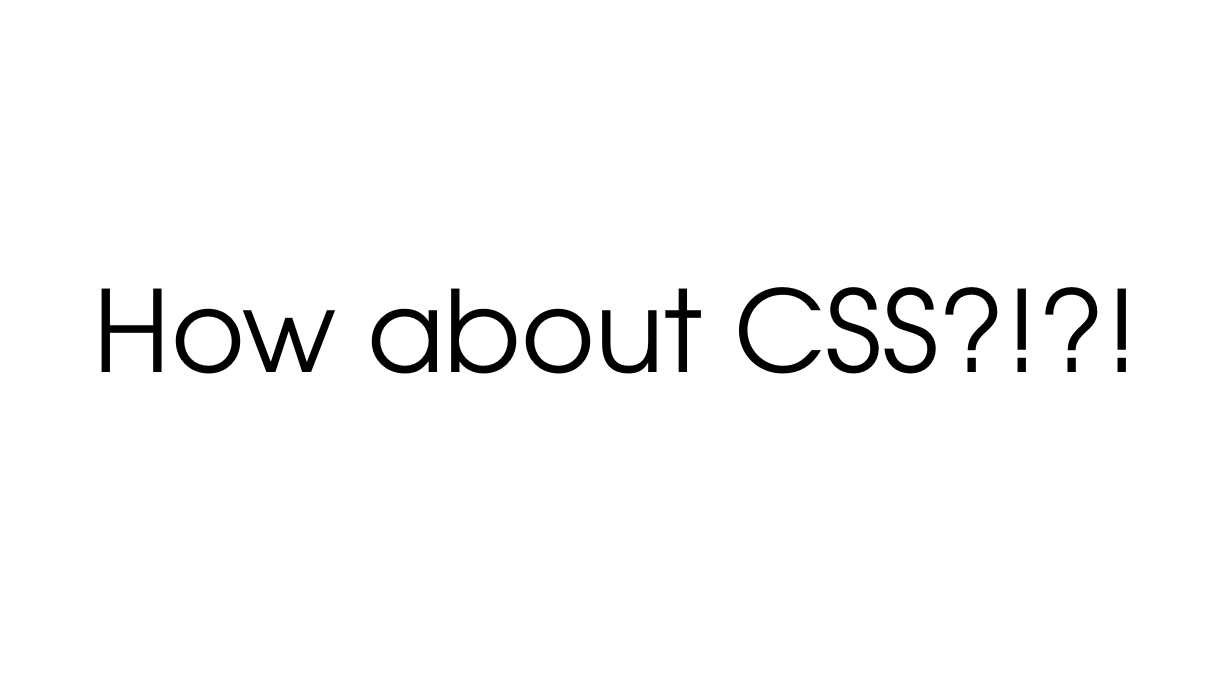
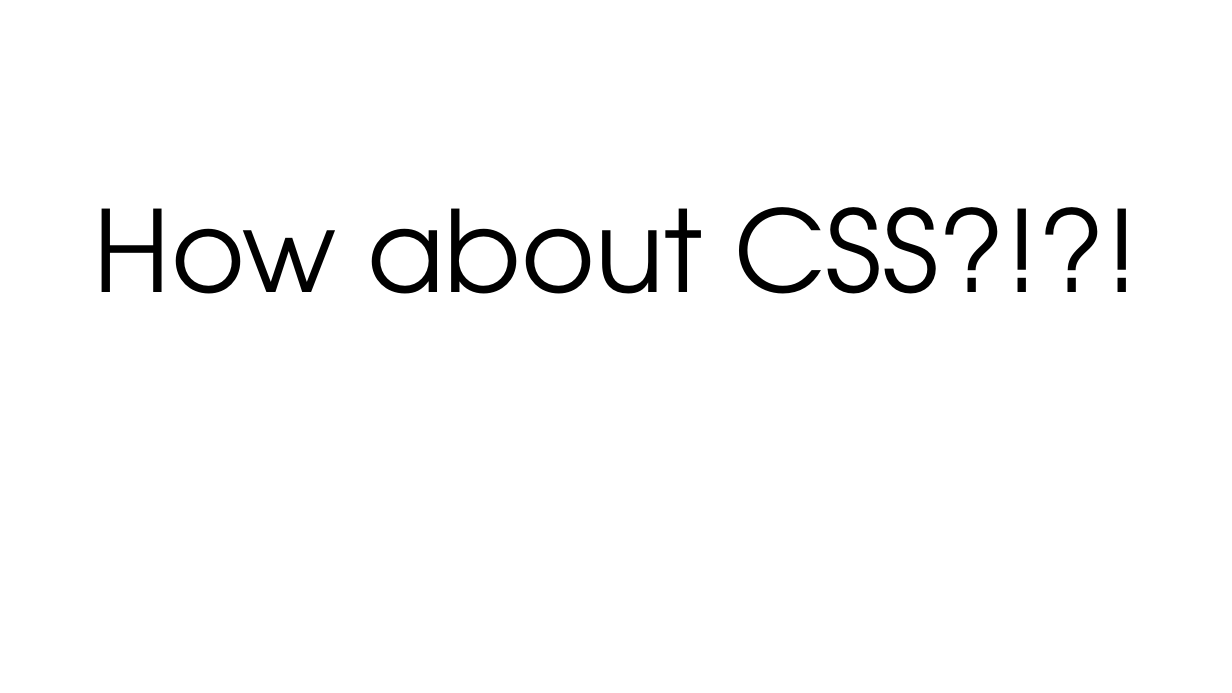
Before and after one commit to stiltet/SASS-Code-Example-Demo, a slide deck: slide 3 of Presentation.pptx. Drawn at 1232x693 pixels with LibreOffice and Linux fonts; fonts in the diff are those of the drawing. Boxes give left, top, right and bottom in pixels: in the first picture for what was removed or moved away, otherwise in the second. Text is boxed around its words. In the diff, an @@ line names an element or a change of style, - is before the commit and + after.

```diff
--- a/Presentation.pptx
+++ b/Presentation.pptx
@@ text "How about CSS?!?!": place and size @@
-text "How about CSS?!?!" at (94,287,1138,374)
+text "How about CSS?!?!" at (94,207,1138,294)
```
Also in this commit, not shown: 15 other slides changed, 1 other file.
